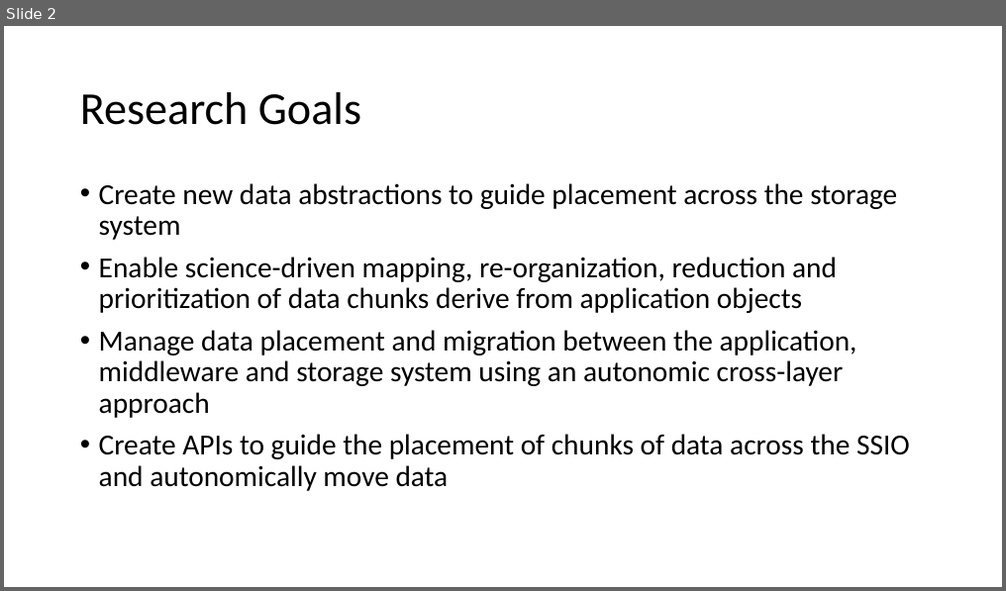
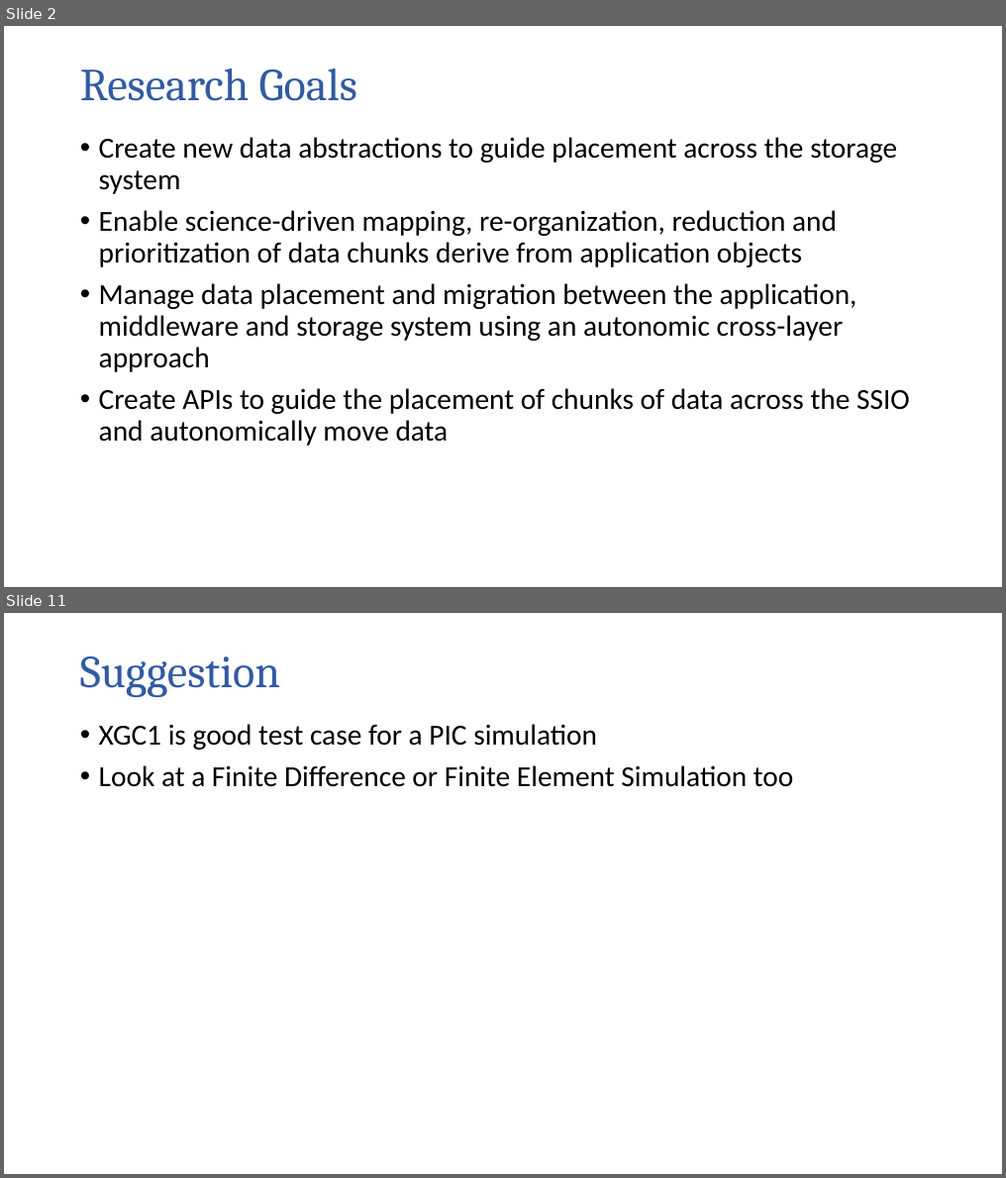
Before and after one commit to TPLink32/sirius, a slide deck: All-Hand-Meetings/AHM-10-14-2015/Presentations/SIRIUS_AHM-klasky.pptx. Shown one above the other, each under a label of ours: slide 2 before the commit, slides 2 and 11 after it; the slides between them are not shown. The pictures are 1006x591 and 1006x1178 pixels, drawn with LibreOffice and Linux fonts; fonts in the diff are those of the drawing; background and template pictures are left out. Boxes give left, top, right and bottom in pixels: in the first picture for what was removed or moved away, otherwise in the second. Text is boxed around its words. In the diff, an @@ line names an element or a change of style, - is before the commit and + after.

```diff
--- a/All-Hand-Meetings/AHM-10-14-2015/Presentations/SIRIUS_AHM-klasky.pptx
+++ b/All-Hand-Meetings/AHM-10-14-2015/Presentations/SIRIUS_AHM-klasky.pptx
@@ slide 11 added at [4,613,1002,1174], background #FFFFFF @@
@@ title added at [80,656,280,697], 44 pt, text #325AA3 @@
+Suggestion
@@ text added at [99,724,794,787], 28 pt, text #000000 @@
+• XGC1 is good test case for a PIC simulation
+• Look at a Finite Difference or Finite Element Simulation too
@@ slide 2 changed as well @@
@@ title "Research Goals" at [80,69,357,101]: font Calibri to Cambria, text colour #000000 to #325AA3 @@
@@ text "Create new data abstractions to ...": place and size @@
-text "Create new data abstractions to ..." at [99,183,910,491]
+text "Create new data abstractions to ..." at [99,137,910,446]
```
Also in this commit, not shown: 1 other slide changed, 9 other slides added.
